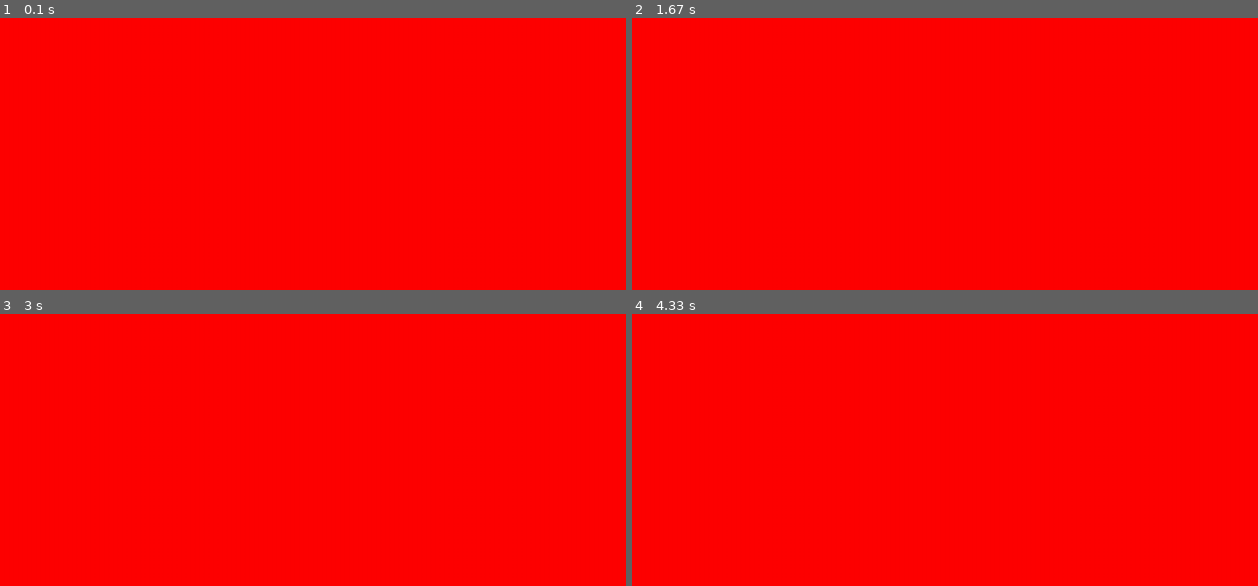
Above: before the commit, frames 1-4 (two rows, left to right).
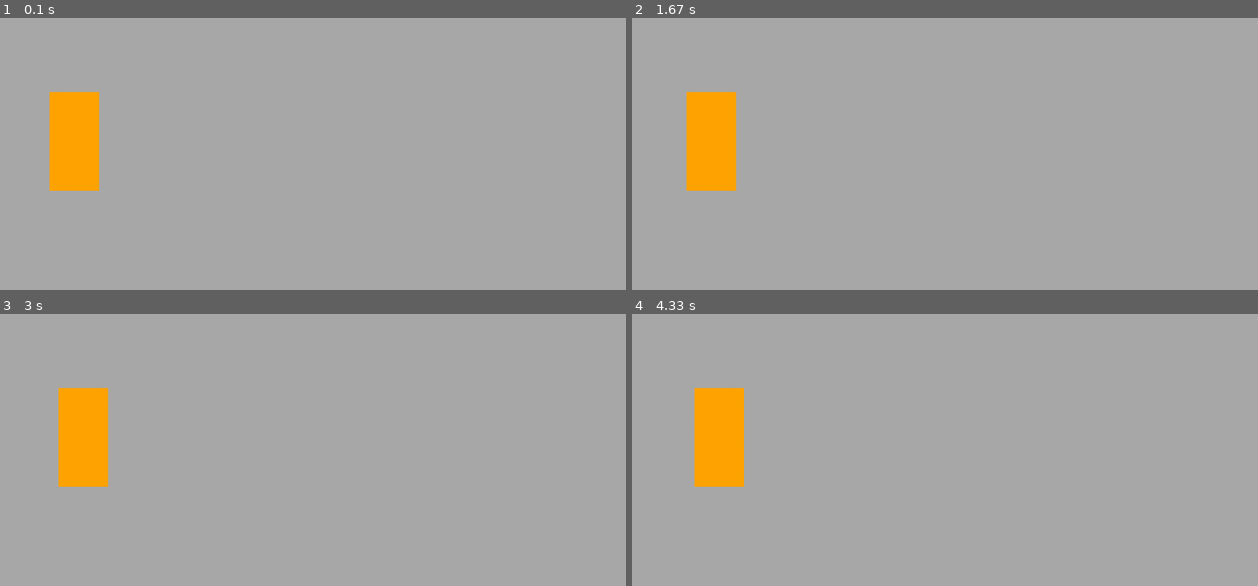
Above: after the commit, the same moments.

Repository: 7IronSnow7/Pygame
Game: pygame game, started from main.py
Same seed, same stepped clock (60 frames per second), same inputs: the game is played once before the commit and once after it.
Inputs:
- Up to frame 1 (0.1 s): no input
- Up to frame 2 (1.67 s): no input
- Up to frame 3 (3 s): no input
- Up to frame 4 (4.33 s): no input

The runs differ from the first frame. In frame 1, 100% of the frame differs, in the area x 0-100%, y 0-100%; in frame 2, 100%; in frame 3, 100%; in frame 4, 100%.

Commit message:
Added some new features to the game

Diff:
--- a/main.py
+++ b/main.py
@@ -1,12 +1,19 @@
 import pygame
 
-# general setup
+# General setup
 pygame.init()
 window_width, window_height = 1263, 551
 display_surface = pygame.display.set_mode((window_width, window_height))
 # Changed the title of the window
 pygame.display.set_caption("My_first_pygame")
 running = True
+
+# plain surface
+surf = pygame.Surface((100, 200))
+surf.fill("orange")
+x = 100
+
+# importing an image
 
 while running:
     # event loop
@@ -16,8 +23,10 @@
 
     # draw game
     # fill the window with the red color
-    display_surface.fill("red")
-    pygame.display.flip()
+    display_surface.fill("darkgray")
+    x += 0.1
+    display_surface.blit(surf, (x, 150))
+    pygame.display.update()
 
 
 
